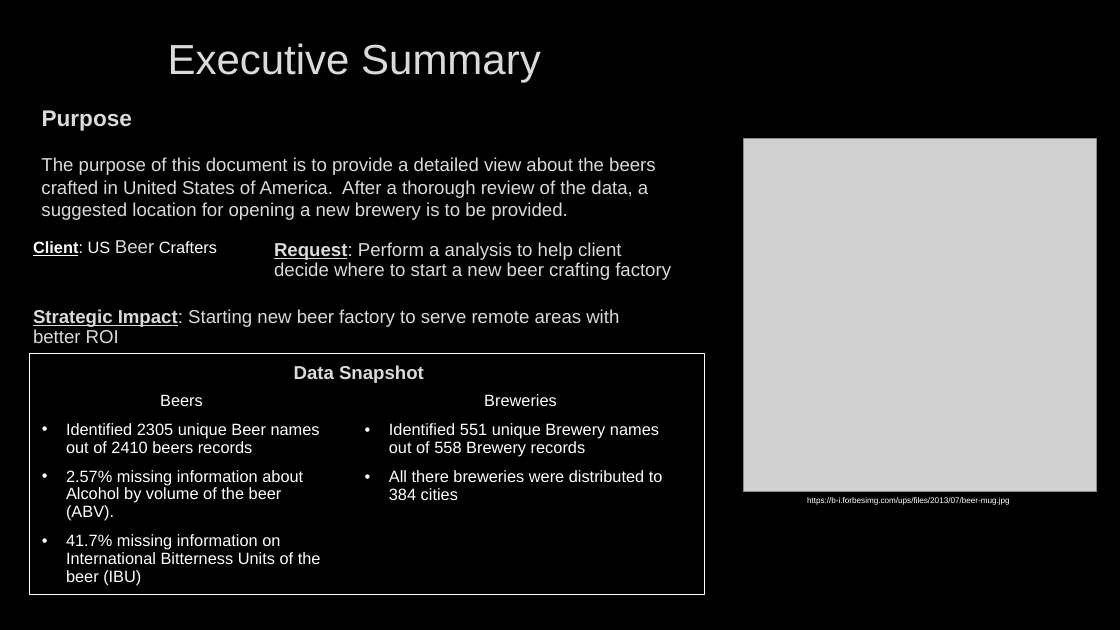
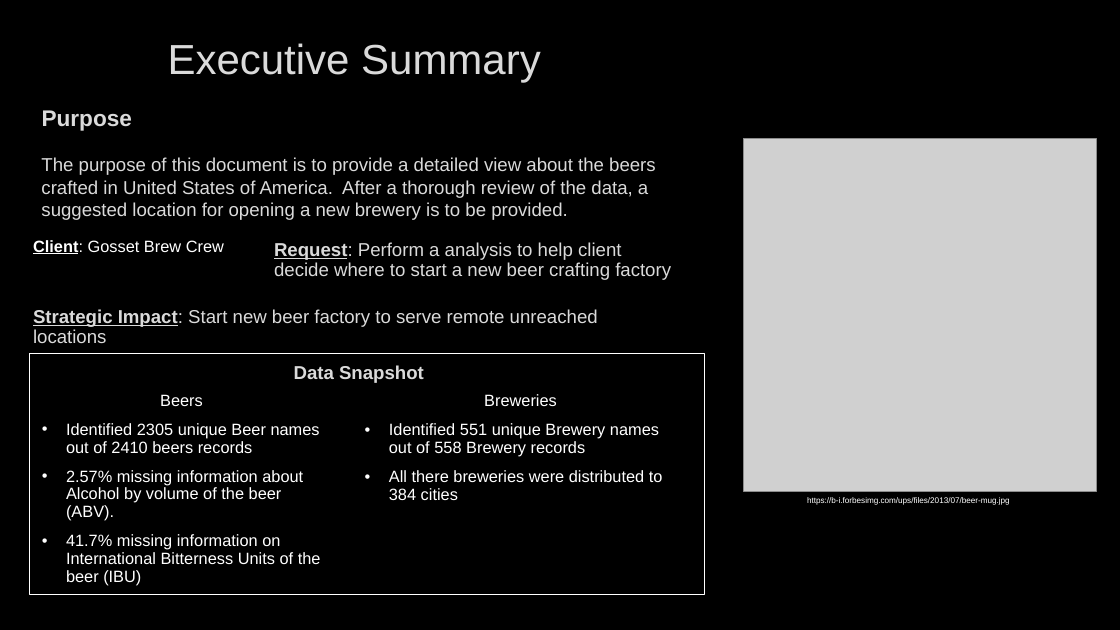
Before and after one commit to HammerLynch/MSDS6306_Case_Study_1, a slide deck: slide 2 of Presentation/Case_Study_Beers_FINAL.pptx. Drawn at 1120x630 pixels with LibreOffice and Linux fonts; fonts in the diff are those of the drawing; grey boxes stand for pictures; background and template pictures are left out. Boxes give left, top, right and bottom in pixels: in the first picture for what was removed or moved away, otherwise in the second. Text is boxed around its words. In the diff, an @@ line names an element or a change of style, - is before the commit and + after.

Commit message:
updated client name

```diff
--- a/Presentation/Case_Study_Beers_FINAL.pptx
+++ b/Presentation/Case_Study_Beers_FINAL.pptx
@@ text at bbox=[33, 240, 224, 254]: text changed @@
-Client: US Beer Crafters
+Client: Gosset Brew Crew
@@ text at bbox=[33, 309, 598, 343]: text changed @@
-Strategic Impact: Starting new beer factory to serve remote areas with better ROI
+Strategic Impact: Start new beer factory to serve remote unreached locations
```
Also in this commit, not shown: 2 other slides changed.
